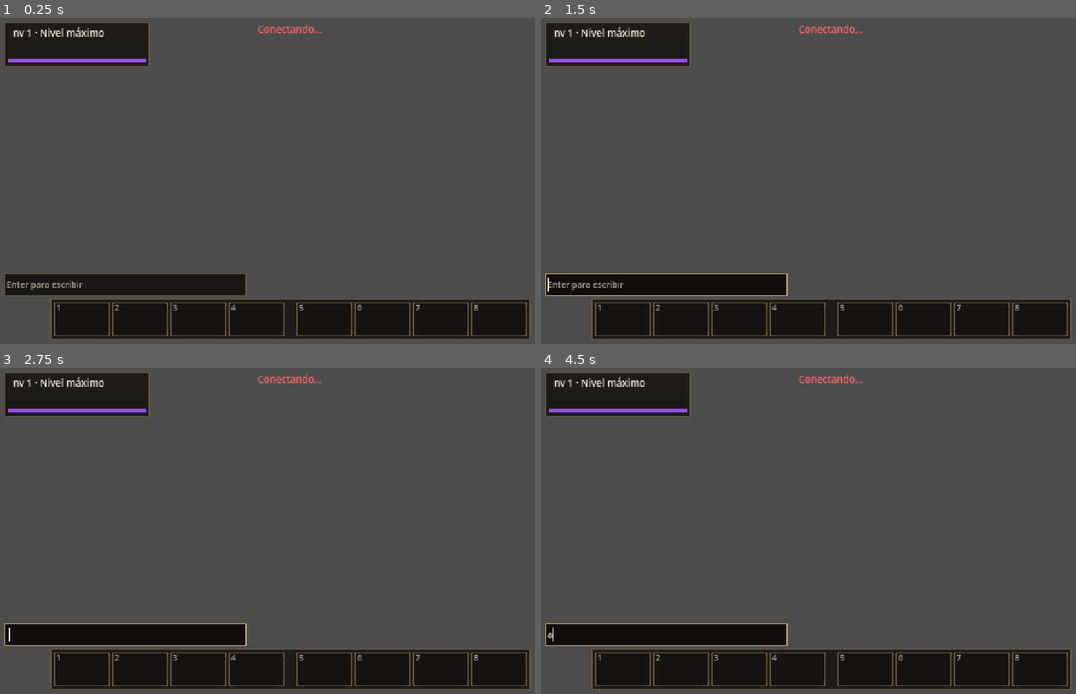
Above: before the commit, frames 1-4 (two rows, left to right).
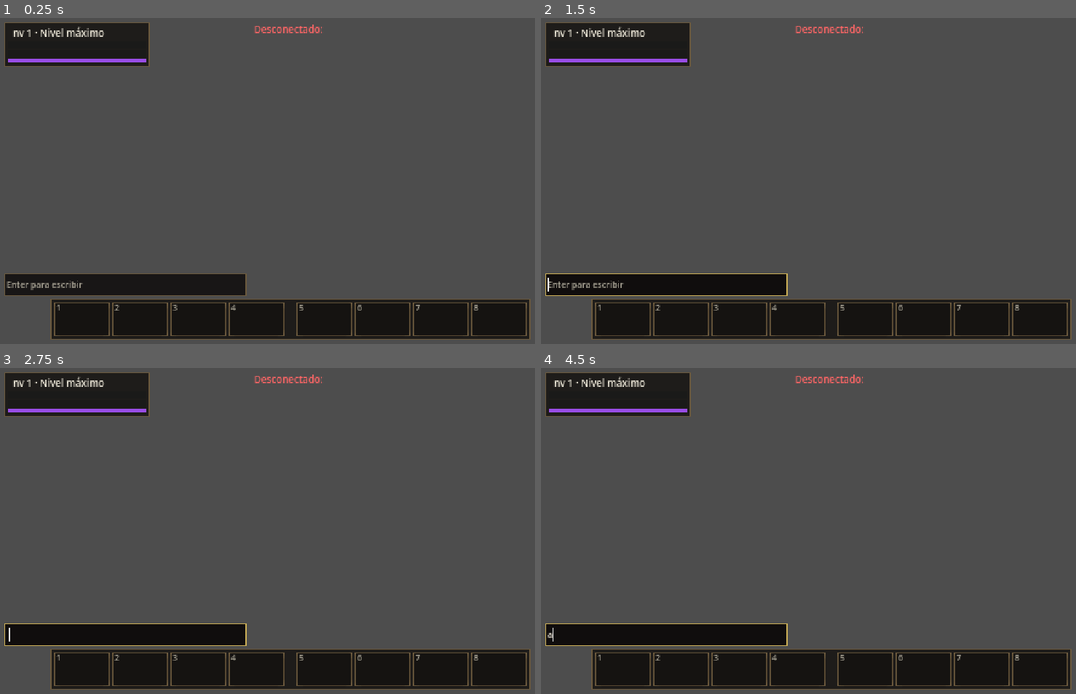
Above: after the commit, the same moments.

Repository: Seem1019/PixelRealms
Game: Godot game, scene res://scenes/world/world.tscn
Same seed, same stepped clock (60 frames per second), same inputs: the game is played once before the commit and once after it. This scene is started directly instead of the project's main scene.
Inputs (mouse positions are in pixels of both pictures, inside the frame that each line leads up to):
- Up to frame 1 (0.25 s): no input
- Up to frame 2 (1.5 s): click (664, 285) at 0.52 s; type "12" at 0.6 s; tap Enter (chat_focus) at 1.25 s; move the mouse to (958, 164) at 1.27 s; hold D (move_right) from 1.28 s (still down); hold Enter (chat_focus) from 1.28 s (still down); click (958, 164) at 1.42 s
- Up to frame 3 (2.75 s): release D (move_right) at 2 s; release Enter (chat_focus) at 2 s; tap Space at 2 s; drag from (176, 547) to (262, 596) at 2.02 s
- Up to frame 4 (4.5 s): tap Enter (chat_focus) at 2.75, 4.25 s; move the mouse to (888, 459) at 2.77 s; hold D (move_right) 2.78-3.5 s; hold C (toggle_character) 2.78-3.5 s; tap Space at 3.5 s; drag from (803, 596) to (658, 482) at 3.52 s; move the mouse to (1006, 579) at 4.27 s; hold A (move_left) from 4.28 s (still down); hold Shift from 4.28 s (still down)

The runs differ from the first frame. In frame 1, 0.2% of the frame differs, in the area x 47-61%, y 2-5%; in frame 2, 0.2%; in frame 3, 0.2%; in frame 4, 0.2%.

Commit message:
fix(client): spawn combat numbers above entity names
Numbers started at the name label height and covered it, which made area hits harder to read.

Diff:
--- a/client/scripts/world/floating_text.gd
+++ b/client/scripts/world/floating_text.gd
@@ -92,7 +92,7 @@
 	l.add_theme_color_override("font_color", color)
 	l.add_theme_font_size_override("font_size", UiTheme.FONT_TITLE if big else UiTheme.FONT_BODY)
 	l.modulate.a = 1.0
-	l.position = world_pos + Vector2(-8 + randf_range(-4, 4), -20)
+	l.position = world_pos + Vector2(-8 + randf_range(-4, 4), -40)  # por encima del nombre y del nivel
 	l.visible = true
 	_active.append({"label": l, "t": 0.0})
 
